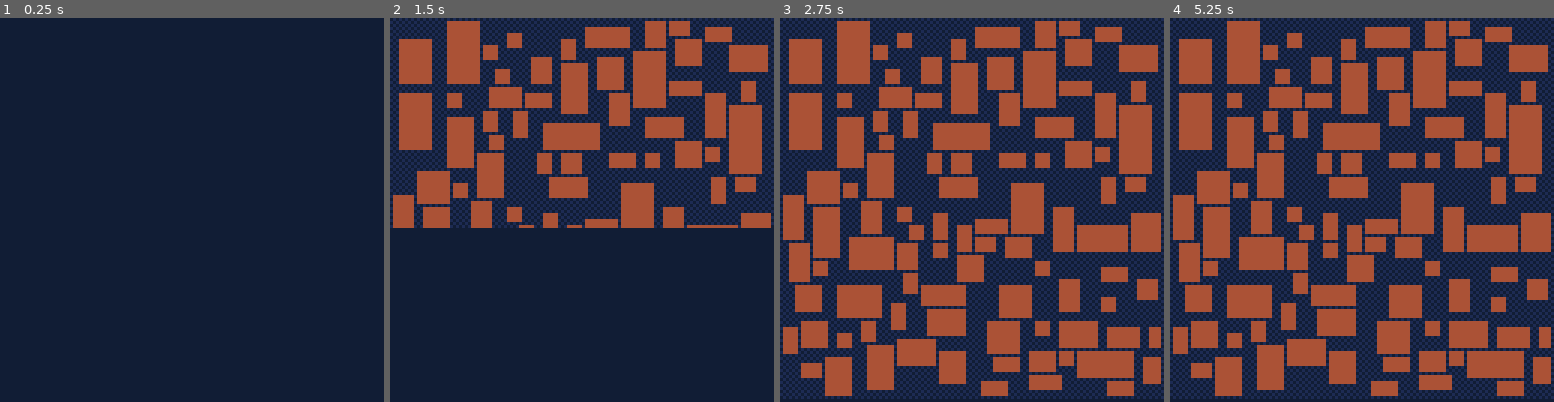
Above: before the commit, frames 1-4 (left to right).
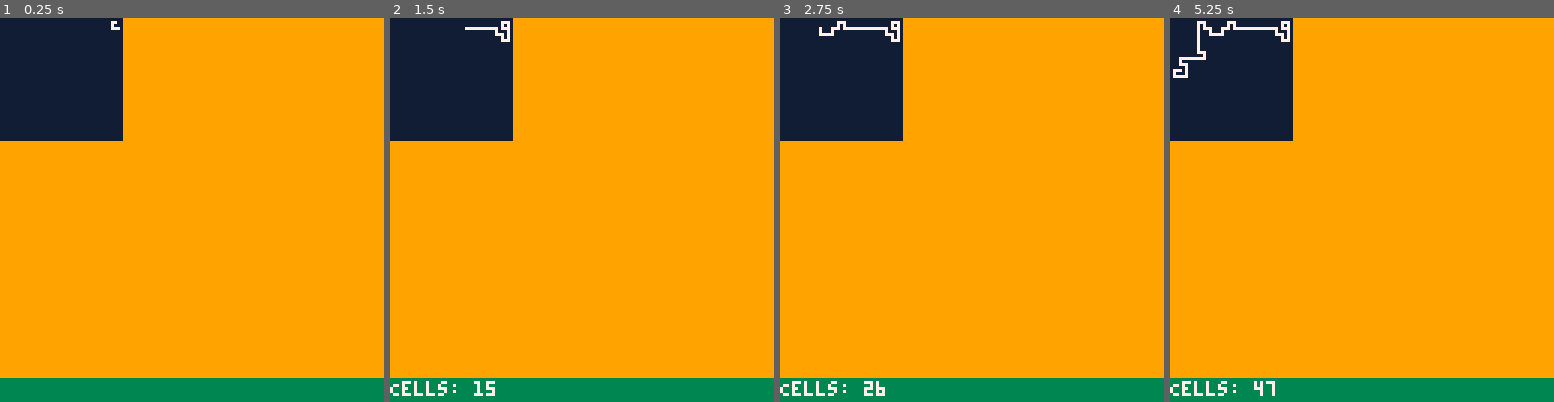
Above: after the commit, the same moments.

Repository: theRenard/PICO-8-Dungeon-Generator
Game: PICO-8 cartridge growing-tree.p8
Same seed, same stepped clock (60 frames per second), same inputs: the game is played once before the commit and once after it.
Inputs:
- Up to frame 1 (0.25 s): no input
- Up to frame 2 (1.5 s): no input
- Up to frame 3 (2.75 s): no input
- Up to frame 4 (5.25 s): no input

The runs differ from the first frame. In frame 1, 90% of the frame differs, in the area x 0-100%, y 0-100%; in frame 2, 97%; in frame 3, 98%; in frame 4, 98%.

Commit message:
perfect maze

Diff:
--- a/growing-tree.lua
+++ b/growing-tree.lua
@@ -1,106 +1,97 @@
-cls()
-numRoomTries = 1000
-roomExtraSize = 2
-floorTile = 1
-emptyTile = 0
-wallTile = 2
-stage = {
-    rooms = {},
-    tiles = {},
-}
+cls(9)
 
--- initialize stage
-function createStage(w, h)
-    stage.w = w
-    stage.h = h
-    stage.map = {}
-    for y = 0, stage.h do
-        stage.tiles[y] = {}
-        for x = 0, stage.w - 1 do
-            stage.tiles[y][x] = (x + y) % 2
+local method = 3 -- chose_random, chose_oldest, chose_newest
+local dungeonWidth = 40
+local dungeonHeight = 40
+local dungeon = {}
+
+function resetDungeon()
+    for x = 0, dungeonWidth do
+        dungeon[x] = {}
+        for y = 0, dungeonHeight do
+            dungeon[x][y] = 0
+            -- dungeon[x][y] = rnd() > 0.05 and 0 or 4
         end
+    end
+    rectfill(0, 0, dungeonWidth, dungeonHeight, 13)
+end
+
+function choseIndex(ceil)
+    if method == 1 then
+        return flr(rnd(ceil)) + 1
+    elseif method == 2 then
+        return 1
+    elseif method == 3 then
+        return ceil
     end
 end
 
-function drawStage()
-    for y = 0, stage.w do
-        for x = 0, stage.h do
-            pset(x, y, stage.tiles[x][y])
-            -- draw on screen every 10 pixels
-            if x == 0 and y % 2 == 0 then
-                flip()
+resetDungeon()
+
+-- Step #2 create a list of cells to act as the seed for the growing tree algorithm.
+local cells = {}
+
+-- Step #3 choose a random cell from the dungeon.
+local randomCell = {
+    x = flr(rnd(dungeonWidth / 2)) * 2 + 1,
+    y = flr(rnd(dungeonHeight / 2)) * 2 + 1
+}
+
+-- Step #4 add the random cell to the list of cells.
+add(cells, randomCell)
+
+-- Draw the dungeon
+function drawDungeon()
+    for y = 0, dungeonHeight do
+        for x = 0, dungeonWidth do
+            pset(x, y, dungeon[x][y])
+            -- rectangle of 8 x 20 pixels
+            rectfill(0, 120, 128, 128, 3)
+            print("Cells: " .. #cells, 0, 121, 7)
+        end
+    end
+    -- flip
+    if rnd() > 0.999 then
+        flip()
+    end
+end
+
+-- Carve function
+function carve(x, y, tile)
+    local tile = tile or 0
+    dungeon[x][y] = tile
+end
+
+-- Step #5 while the list of cells is not empty, do the following:
+while #cells > 0 do
+    -- Step #6 choose a random cell from the list of cells.
+    local index = choseIndex(#cells)
+    local currentCell = cells[index]
+    -- Step #7 create a list of unvisited neighbors of the current cell.
+    for _, direction in pairs(shuffle(Direction.CARDINAL)) do
+        local neighbor = {
+            x = currentCell.x + direction.x,
+            y = currentCell.y + direction.y
+        }
+        local nextNeighbor = {
+            x = currentCell.x + direction.x * 2,
+            y = currentCell.y + direction.y * 2
+        }
+        if neighbor.x <= dungeonWidth - 1 and neighbor.y <= dungeonHeight - 1
+        and neighbor.x > 0 and neighbor.y > 0 then
+            if dungeon[neighbor.x][neighbor.y] == 0 and dungeon[nextNeighbor.x][nextNeighbor.y] == 0 then
+                carve(neighbor.x, neighbor.y, 7)
+                carve(nextNeighbor.x, nextNeighbor.y, 7)
+                add(cells, nextNeighbor)
+                drawDungeon()
+                index = nil
+                break
             end
         end
     end
-end
-
-function createRooms()
-    for i = 0, numRoomTries do
-        local size = intRnd(2 + roomExtraSize) * 2 + 5
-        local rectangularity = intRnd(1 + size / 2) * 2
-        local w = size
-        local h = size
-        if oneIn(2) then
-            w += rectangularity
-        else
-            h += rectangularity
-        end
-        local x = intRnd((stage.w - w) / 2) * 2 + 1
-        local y = intRnd((stage.h + 1 - h) / 2) * 2 + 1
-        local room = { x = x, y = y, w = w, h = h }
-        local overlaps = false
-        for other in all(stage.rooms) do
-            if distanceTo(room, other) <= 0 then
-                overlaps = true
-                break
-            end
-        end
-        if not overlaps then
-            -- rect(room.x, room.y, room.x + room.w, room.y + room.h, 3)
-            add(stage.rooms, room)
-            -- startRegion(_ENV)
-            local positions = getAllTilePositions(room)
-            for pos in all(positions) do
-                carve(pos, 4)
-            end
-        end
+    if index then
+        del(cells, currentCell)
     end
 end
 
-function createMaze()
-
-end
-
-function carve(pos, tileType)
-    if tileType == nil then
-        tileType = floorTile
-    end
-    -- check bounds
-    if pos.x < 0 or pos.x >= stage.w or pos.y < 0 or pos.y >= stage.h then
-        return
-    end
-    setTile(pos, tileType)
-    -- regions[pos.y][pos.x] = currentRegion
-end
-
-function setTile(pos, tileType)
-    -- pq(pos.x, pos.y)
-    stage.tiles[pos.y][pos.x] = tileType
-end
-
--- function createMap()
---     for x = 0, stage.width do
---         for y = 0, stage.height do
---             -- mset(x, y, stage.map[x][y])
---         end
---     end
--- end
-
-createStage(127, 127)
-createRooms()
-drawStage()
--- createMap()
-
-function _draw()
-
-end
+_draw = drawDungeon
--- a/utilities.lua
+++ b/utilities.lua
@@ -153,3 +153,11 @@
 		{ x = -1, y = -1 }
 	}
 }
+
+function shuffle(tbl)
+  for i = #tbl, 2, -1 do
+    local j = intRnd(i)
+    tbl[i], tbl[j] = tbl[j], tbl[i]
+  end
+  return tbl
+end
Not shown, removed: library hauberk.content.dart
Not shown, removed: tiles.aseprite
